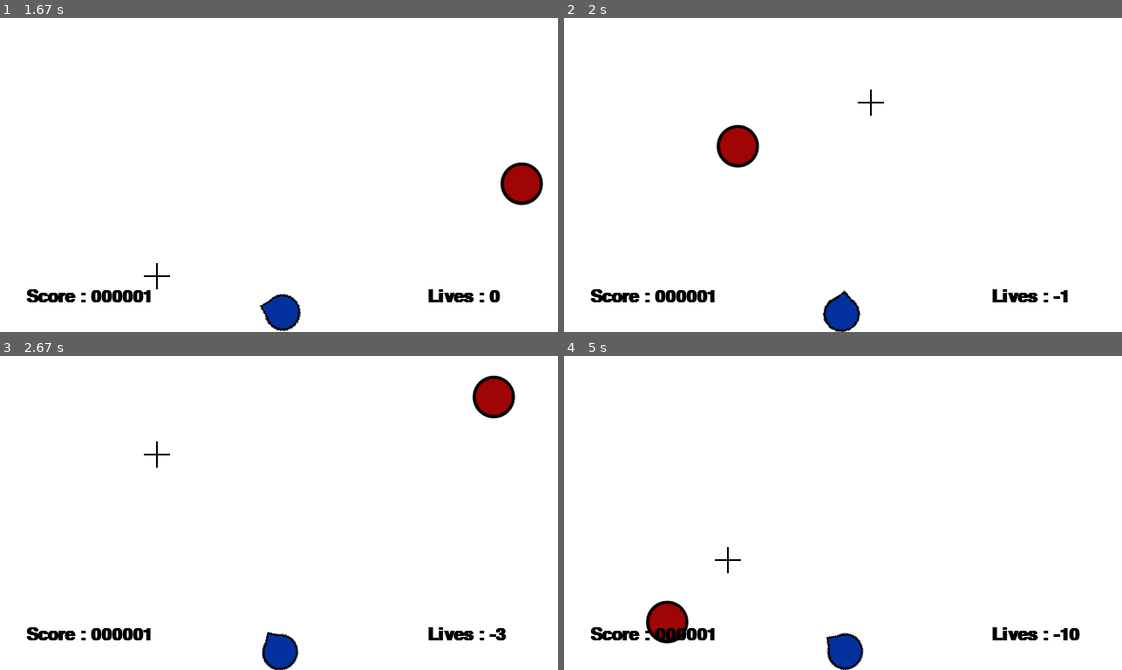
Above: before the commit, frames 1-4 (two rows, left to right).
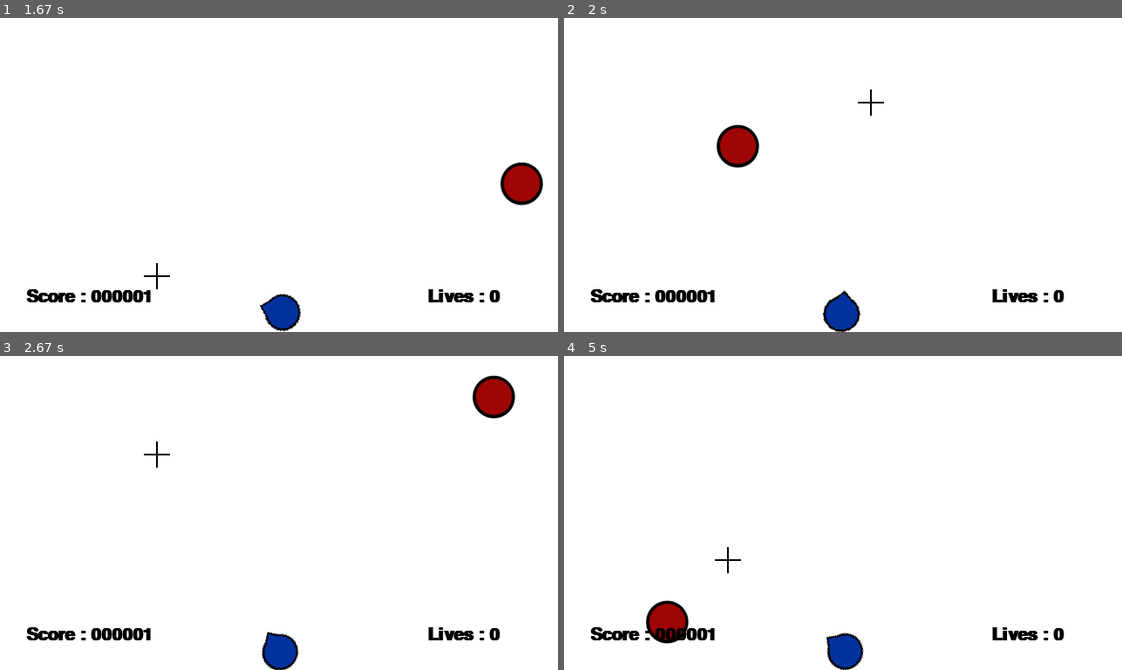
Above: after the commit, the same moments.

Repository: fanagiannis/DECK-COMMANDER
Game: pygame game, started from Game.py
Two runs of this game, one before a commit and one after it. Both use one fixed random seed, a clock stepped at 60 frames per second and the inputs below.
Inputs (mouse positions are in pixels of both pictures, inside the frame that each line leads up to):
- Up to frame 1 (1.67 s): press the mouse at (22, 39) at 0.37 s; move the mouse to (61, 143) at 0.47 s; release the mouse at (106, 247) at 0.6 s; click (345, 162) at 0.72 s; click (262, 159) at 1.05 s; press the mouse at (189, 162) at 1.37 s; move the mouse to (172, 218) at 1.47 s; release the mouse at (156, 275) at 1.6 s
- Up to frame 2 (2 s): click (870, 102) at 1.72 s
- Up to frame 3 (2.67 s): click (284, 629) at 2.05 s; click (156, 453) at 2.38 s
- Up to frame 4 (5 s): click (999, 437) at 2.72 s; click (731, 560) at 3.05 s; click (720, 396) at 3.38 s; click (692, 399) at 3.72 s; click (1010, 569) at 4.05 s; click (664, 547) at 4.38 s; click (725, 560) at 4.72 s

Frame 1 is identical in both runs. In frame 2, less than 0.1% of the frame differs, in the area x 87-91%, y 86-91%; in frame 3, less than 0.1%; in frame 4, 0.2%, in the area x 87-93%, y 86-91%.

Commit message:
GAME V0.0.4.10 GAME OVER NOT WORKING!

Diff:
--- a/Game.py
+++ b/Game.py
@@ -51,14 +51,14 @@
         if self.Fired==False:
             self.Fired=True
             self.pos = self.rect.center
-            #print(self.pos)
             print("1 ",self.Fired)
             print("BANG")
             screen_effect(color_yellow)
-            if self.rect.colliderect(t.rect):
-                P.score+=1
-            else:
-                P.lives-=1
+            if P.lives>0:
+                if self.rect.colliderect(t.rect):
+                    P.score+=1
+                else:
+                    P.lives-=1
             self.Fired=False
             print("2 ",self.Fired)
 
@@ -107,9 +107,7 @@
         self.rect_rotated=self.image_rotated.get_rect(center=self.rect.center)
 
     def check_game_over(self):
-        if self.lives==0:
-            print(game_over)
-            return True
+        pass
 
     def update(self):
         self.check_game_over()
@@ -178,7 +176,7 @@
 
 game_init()
 
-while game_over==False:
+while True:
 
     display_window.fill(color_white)
 
